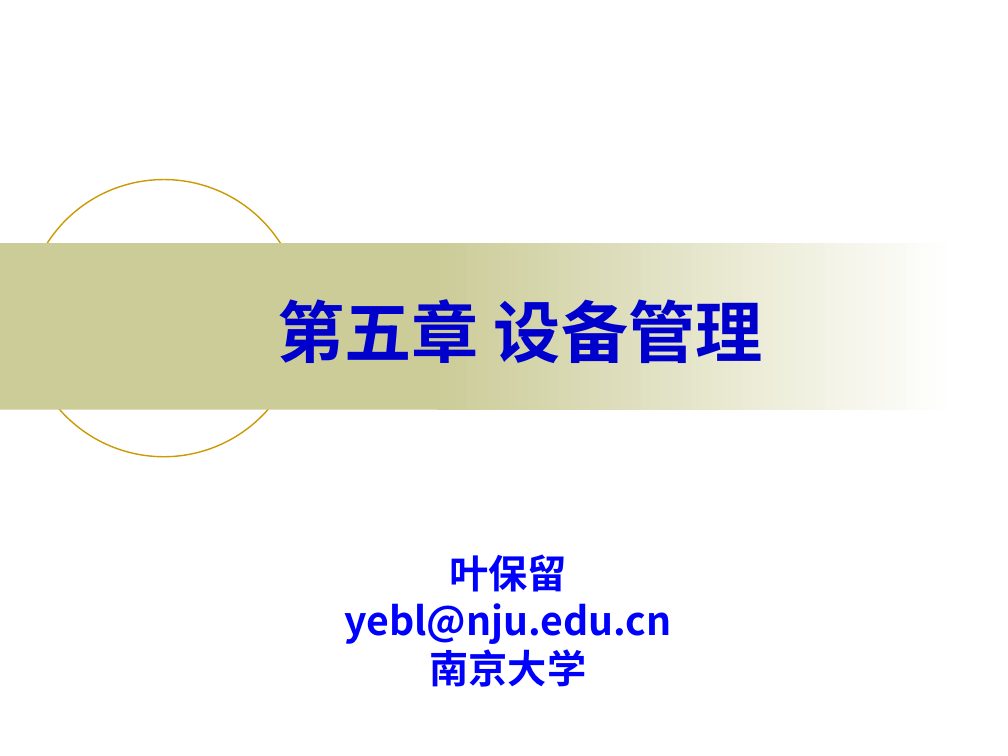
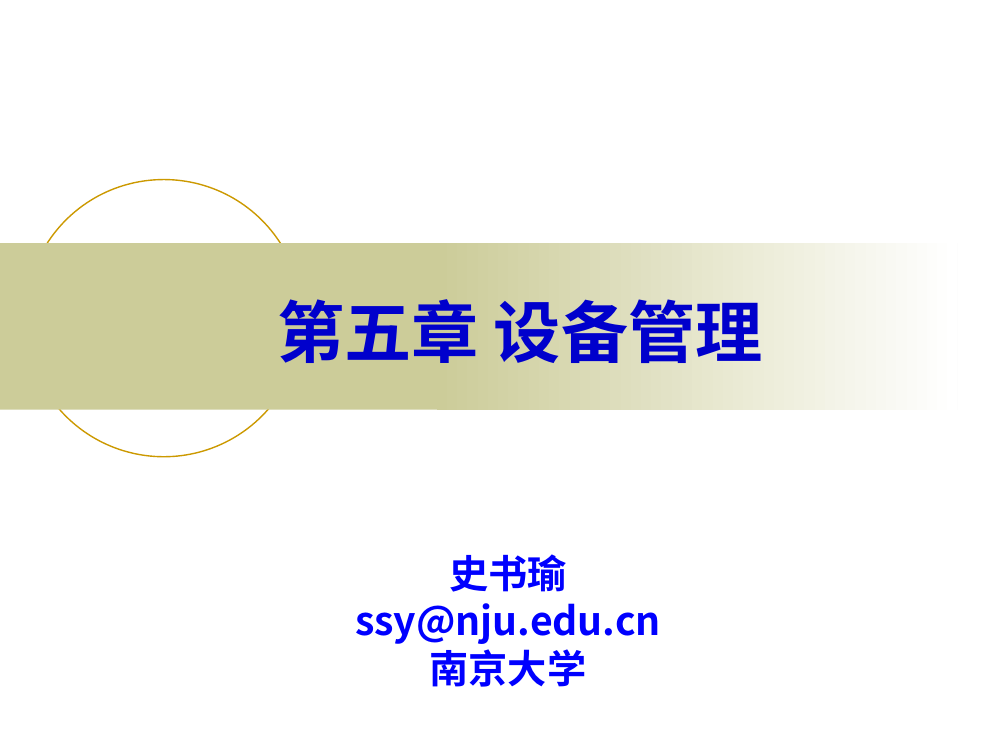
Before and after one commit to AdaDP/Operating-System-NJU, a slide deck: slide 1 of oschap5.pptx. Drawn at 1008x756 pixels with LibreOffice and Linux fonts; fonts in the diff are those of the drawing; background and template pictures are left out. Boxes give left, top, right and bottom in pixels: in the first picture for what was removed or moved away, otherwise in the second. Text is boxed around its words. In the diff, an @@ line names an element or a change of style, - is before the commit and + after.

```diff
--- a/oschap5.pptx
+++ b/oschap5.pptx
@@ text at bbox=[355, 554, 661, 644]: text changed @@
-叶保留
-yebl@nju.edu.cn
+史书瑜
+ssy@nju.edu.cn
```
Also in this commit, not shown: 71 other slides changed.
